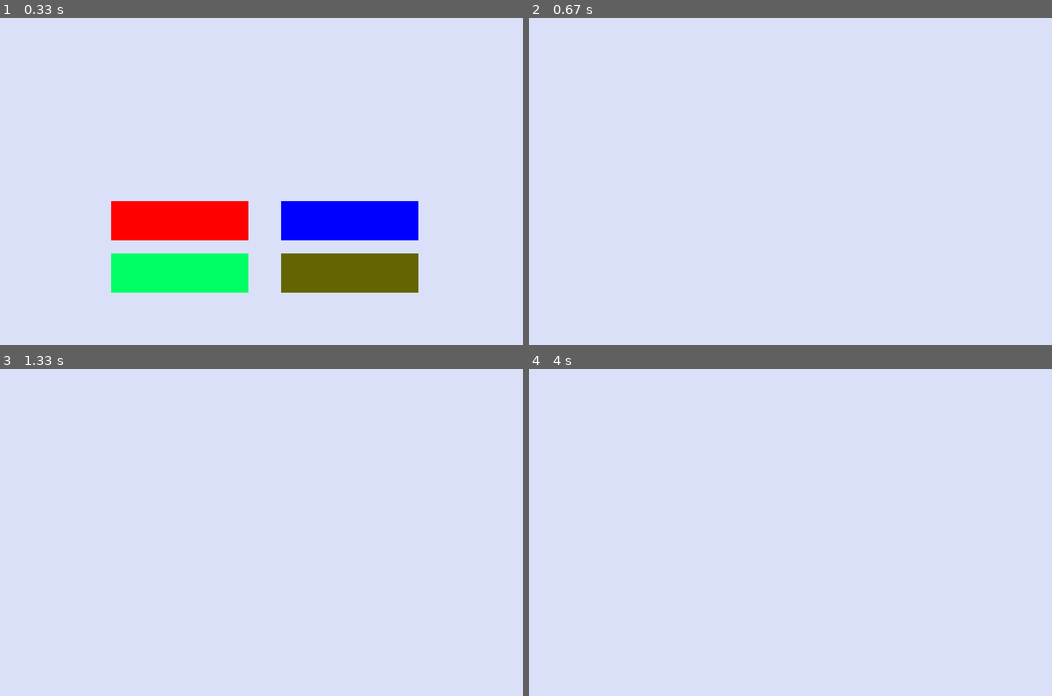
Above: before the commit, frames 1-4 (two rows, left to right).
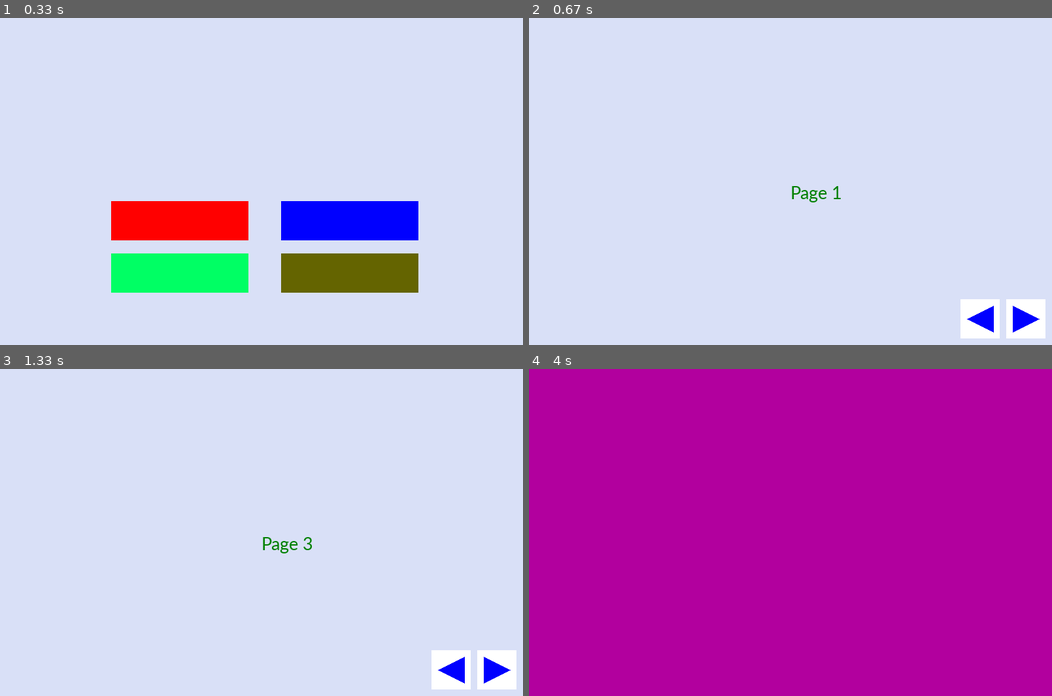
Above: after the commit, the same moments.

Repository: Jlu22/15-112-Term-Project
Game: pygame game, started from __init__.py
Same seed, same stepped clock (60 frames per second), same inputs: the game is played once before the commit and once after it.
Inputs (mouse positions are in pixels of both pictures, inside the frame that each line leads up to):
- Up to frame 1 (0.33 s): no input
- Up to frame 2 (0.67 s): click (706, 273) at 0.38 s
- Up to frame 3 (1.33 s): hold Right 0.67-1.13 s; hold Right from 1.17 s (still down)
- Up to frame 4 (4 s): release Right at 1.63 s; click (790, 555) at 1.72 s; hold Left 2-2.53 s; hold Left 2.57-2.97 s; hold M 3-3.63 s; hold Right 3-3.63 s; click (706, 571) at 3.72 s

Frame 1 is identical in both runs. In frame 2, 1.9% of the frame differs, in the area x 50-99%, y 51-98%; in frame 3, 2.0%; in frame 4, 100%, in the area x 0-100%, y 0-100%.

Commit message:
help screen

Diff:
--- a/__init__.py
+++ b/__init__.py
@@ -9,7 +9,10 @@
 class PyCAD(PygameGame):
 
     def init(self):
-        self.modelList = []
+        self.menuInit()
+        self.createInit()
+        self.assemInit()
+        self.helpInit()
 
     def mousePressed(self, x, y):
         print(x, y)
@@ -61,6 +64,9 @@
 
 ##          Menu          ##
 
+    def menuInit(self):
+        pass
+
     def menuMousePressed(self, x, y):
         if (170 <= x <= 380) and (280 <= y <= 340):
             self.mode = "create"
@@ -86,6 +92,9 @@
 
 ##          Create Model          ##
 
+    def createInit(self):
+        self.modelList = []
+
     def createMousePressed(self, x, y):
         pass
 
@@ -108,6 +117,9 @@
 
 ##          Assembly          ##
 
+    def assemInit(self):
+        pass
+
     def assemMousePressed(self, x, y):
         pass
 
@@ -117,6 +129,8 @@
         if keyCode == pygame.K_m:
             self.modelList = []
             self.mode = "menu"
+        if keyCode == pygame.K_h:
+            self.mode = "help"
 
     def assemTimerFired(self, dt):
         for model in self.modelList:
@@ -130,13 +144,43 @@
 
 ##          Help Screen          ##
 
+    def helpInit(self):
+        self.helpScreen = 1
+
     def helpMousePressed(self, x, y):
-        pass
+        if (730 <= x <= 790) and (430 <= y <= 490) and self.helpScreen < 4:
+            self.helpScreen += 1
+        elif (660 <= x <= 720) and (430 <= y <= 490) and self.helpScreen > 1:
+            self.helpScreen -= 1
 
     def helpKeyPressed(self, keyCode, modifier):
-        pass
+        if keyCode == pygame.K_RIGHT and self.helpScreen < 4:
+            self.helpScreen += 1
+        if keyCode == pygame.K_LEFT and self.helpScreen > 1:
+            self.helpScreen -= 1
+        if keyCode == pygame.K_m:
+            self.helpScreen = 1
+            self.mode = "menu"
 
     def helpRedrawAll(self, screen):
-        pass
+        pygame.draw.rect(screen, (255, 255, 255), (730,430,60,60))
+        pygame.draw.rect(screen, (255, 255, 255), (660,430,60,60))
+        pygame.draw.polygon(screen, (0, 0, 255), [(740, 440),(780, 460),
+                            (740,480)])
+        pygame.draw.polygon(screen, (0, 0, 255), [(670, 460),(710,440),
+                            (710,480)])
+        font = pygame.font.SysFont("calibri", 30)
+        if self.helpScreen == 1:
+            text = font.render("Page 1", True, (0, 128, 0))
+        elif self.helpScreen == 2:
+            text = font.render("Page 2", True, (0, 128, 0))
+        elif self.helpScreen == 3:
+            text = font.render("Page 3", True, (0, 128, 0))
+        elif self.helpScreen == 4:
+            text = font.render("Page 4", True, (0, 128, 0))
+        else:
+            text = font.render("Too far!!", True, (0, 128, 0))
+        screen.blit(text, (self.width//2, self.height//2))
+        pygame.display.flip()
 
 PyCAD(800, 500).run()
